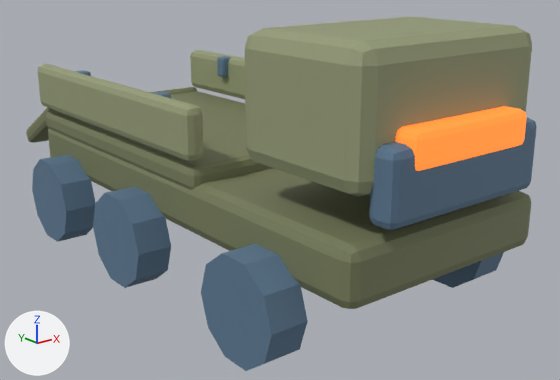
What one commit did to the glTF model game/assets/models/com_carrier.glb.
The view is the same before and after, from a 50 mm camera at (-0.919, -1.247, 0.64) aimed at (0.059, -0.025, 0.152). The lights are fixed; the arrows at lower left show +X, +Y and +Z. The older version comes first. Vertices at exactly the same position are counted once.

The older version as bpy lines, for what is in view:
```python
me_cube = bpy.data.meshes.new('Cube')
me_cube.from_pydata(...)  # 848 vertices, 1620 faces; spans x -0.285..0.285, y -0.56..0.693, z 0.005..0.52
# faces by material slot: [324, 756, 324, 108, 108]
me_cube.materials.append(mat_olived_0_0)  # green #777d5b
me_cube.materials.append(mat_gundark_0_0)  # blue #5b7790
me_cube.materials.append(mat_olive_0_0)  # greyish green #959b77
me_cube.materials.append(mat_glow_0_5)  # beige #ffe5ad, glowing beige #bca87e
me_cube.materials.append(mat_orange_1_2)  # orange #e8762c, glowing orange #fb8030
ob_com_carrier = bpy.data.objects.new('com_carrier', me_cube)
ob_com_carrier.location = (0.0, 0.0, 0.0)
```
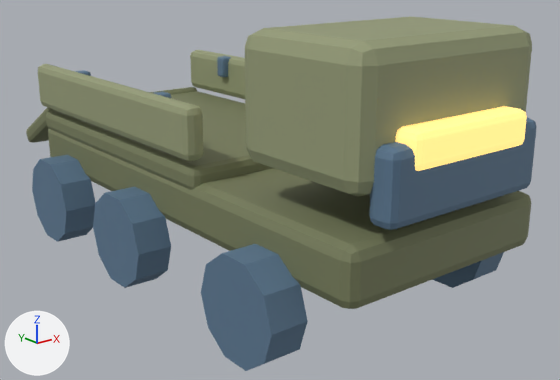
Scene script edits in JSON lines:
```json
{"op": "add", "block": "mat_ferrite_1_2", "code": ["mat_ferrite_1_2 = principled_material('ferrite_1.2')", "mat_ferrite_1_2.base_color = (0.82, 0.55, 0.175)  # orange #eac474", "mat_ferrite_1_2.roughness = 0.7", "mat_ferrite_1_2.emission_color = (0.984, 0.66, 0.21)  # orange #fdd47e", "mat_ferrite_1_2.emission_strength = 1.0"]}
{"block": "me_cube", "where": "me_cube.from_pydata(...)  # 848 vertices, 1620 faces; spans x -0.285..0.285, y -0.56..0.693, z 0.005..0.52"}
{"block": "me_cube", "where": "# used by ob_com_carrier; location = (0.0, 0.0, 0.0)"}
{"block": "me_cube", "change": "me_cube part 1: all 108 faces that had it switch from mat_orange_1_2 (orange #e8762c, glowing orange #fb8030) to mat_ferrite_1_2 (orange #eac474, glowing orange #fdd47e)"}
```

Pixel boxes [x1, y1, x2, y2] of what changed, in the pictures (560 x 380 px):
```json
{"part": 1, "of": "me_cube", "change": "recoloured", "before": [395, 106, 527, 171], "after": [395, 106, 527, 171], "on screen": "lighter"}
```
